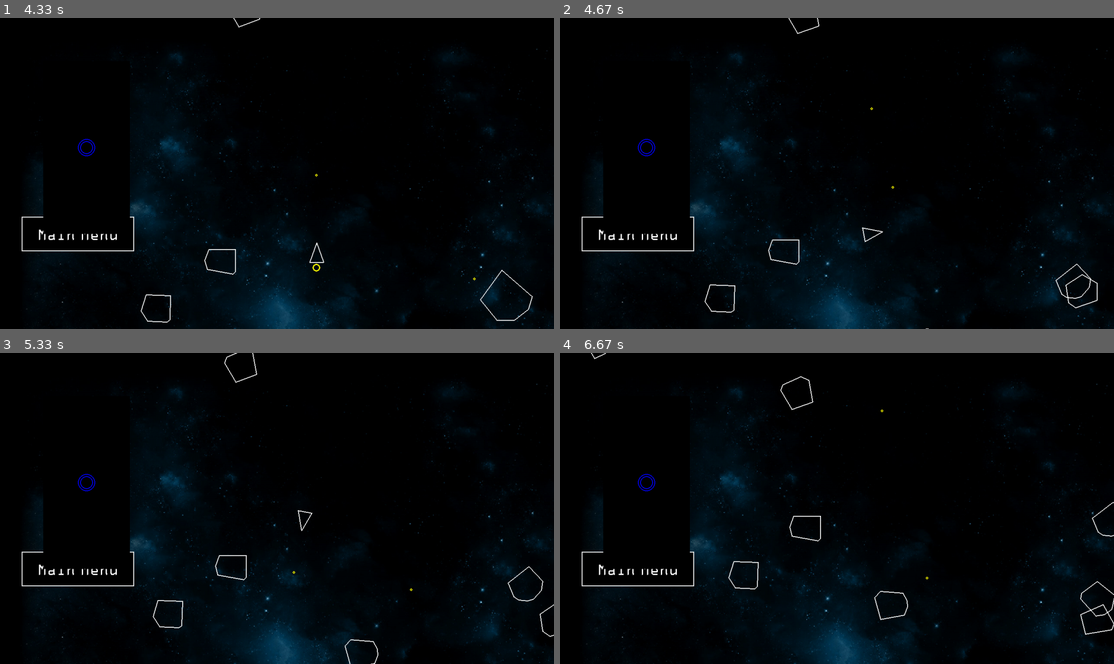
Above: before the commit, frames 1-4 (two rows, left to right).
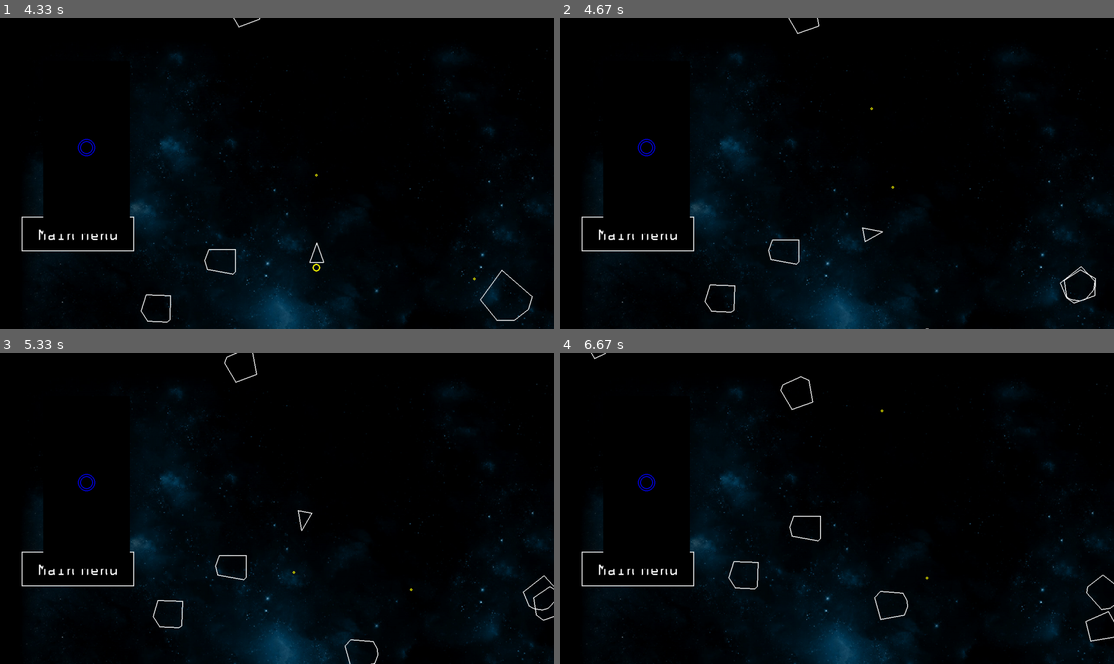
Above: after the commit, the same moments.

Repository: paulhunter/pygame-asteroids
Game: pygame game, started from main.py
Same seed, same stepped clock (60 frames per second), same inputs: the game is played once before the commit and once after it.
Inputs (mouse positions are in pixels of both pictures, inside the frame that each line leads up to):
- Up to frame 1 (4.33 s): click "Start" at 0.38 s; tap Space at 0.67, 1.07, 1.37, 1.57, 1.9, 2.2, 2.4, 2.7, 2.97, 3.63, 3.93, 4.07 s; hold Right 1-1.47 s; hold Up 1.5-1.8 s; hold Right 1.83-2.3 s; hold Left 2.33-2.87 s; hold Down 2.9-3.2 s; click (77, 111) at 3.28 s; hold Left 3.57-3.97 s; hold Up from 4 s (still down)
- Up to frame 2 (4.67 s): release Up at 4.37 s; hold Right from 4.4 s (still down); tap Space at 4.47 s
- Up to frame 3 (5.33 s): tap Space at 4.77, 5.13 s; release Right at 5.03 s; hold Down from 5.07 s (still down)
- Up to frame 4 (6.67 s): release Down at 5.43 s; hold Left 5.47-5.93 s; tap Space at 5.53, 5.83, 6.03, 6.33, 6.53 s; hold Right 5.97-6.43 s; hold Up from 6.47 s (still down)

Frame 1 is identical in both runs. In frame 2, 0.3% of the frame differs, in the area x 89-98%, y 78-94%; in frame 3, 0.2%; in frame 4, 0.3%, in the area x 93-100%, y 47-93%.

Commit message:
asteroid - parameterize children spawns

Diff:
--- a/asteroid.py
+++ b/asteroid.py
@@ -3,7 +3,10 @@
 import pygame
 
 from circleshape import CircleShape
-from constants import ASTEROID_MIN_RADIUS
+from constants import ASTEROID_MIN_RADIUS, \
+                        ASTEROID_CHILD_VELOCITY_FACTOR, \
+                        ASTEROID_DIVERT_MIN, \
+                        ASTEROID_DIVERT_MAX
 
 class Asteroid(CircleShape):
     """Asteroid - Sprite component"""
@@ -33,9 +36,9 @@
         if self.radius <= ASTEROID_MIN_RADIUS:
             return
 
-        divert = random.uniform(20, 50)
-        velocity_a = self.velocity.rotate(divert) * 1.2
-        velocity_b = self.velocity.rotate(-divert) * 1.2
+        divert = random.uniform(ASTEROID_DIVERT_MIN, ASTEROID_DIVERT_MAX)
+        velocity_a = self.velocity.rotate(divert) * ASTEROID_CHILD_VELOCITY_FACTOR
+        velocity_b = self.velocity.rotate(-divert) * ASTEROID_CHILD_VELOCITY_FACTOR
         radius = self.radius - ASTEROID_MIN_RADIUS
 
         child_a = Asteroid(self.position.x, self.position.y, radius)
--- a/constants.py
+++ b/constants.py
@@ -9,6 +9,9 @@
 ASTEROID_KINDS = 3 # Stages/Sizes of Asteroids
 ASTEROID_MIN_RADIUS = 20 # pixels
 ASTEROID_MAX_RADIUS = ASTEROID_KINDS * ASTEROID_MIN_RADIUS # pixels
+ASTEROID_DIVERT_MIN = 0 # Degrees of diversion for child asteroids
+ASTEROID_DIVERT_MAX = 60 # Degrees
+ASTEROID_CHILD_VELOCITY_FACTOR = 1.2 # Multiplicative Factor of child velocity
 
 PLAYER_RADIUS = 25 # pixels
 PLAYER_TURN_SPEED = 300 # degrees per second
